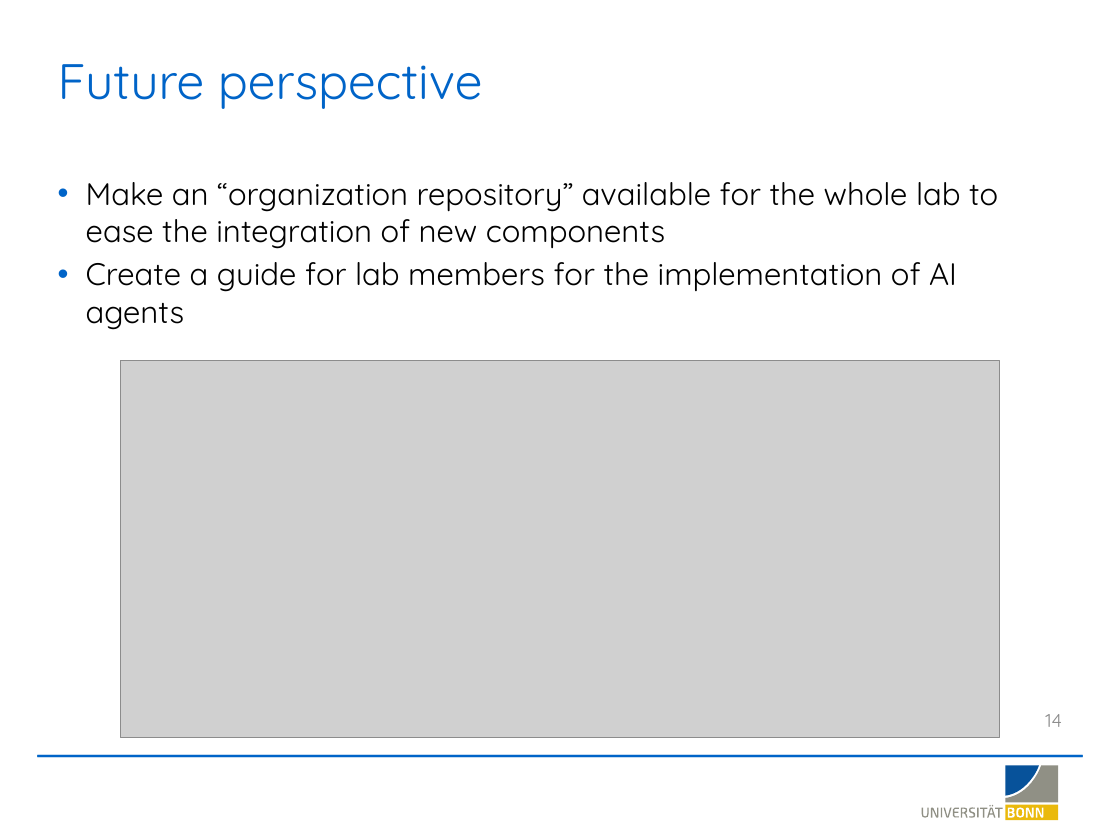
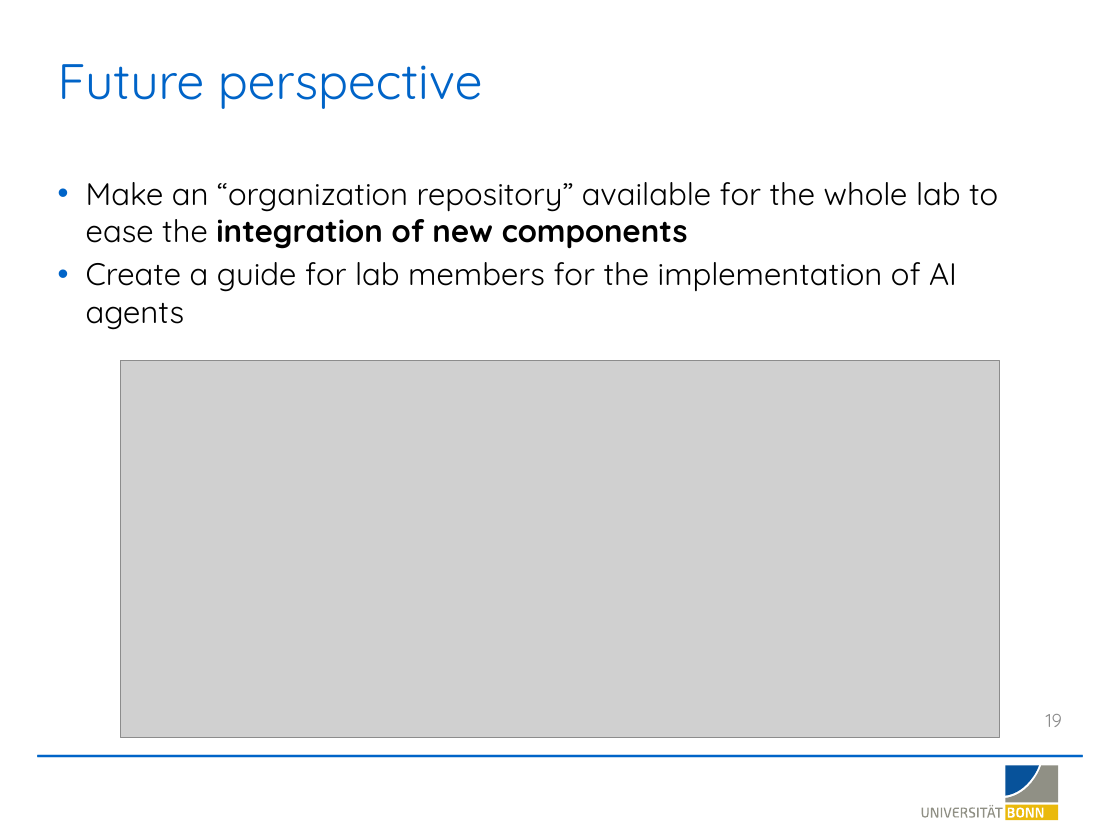
Before and after one commit to LSI-Uni-Bonn/ChemicHAL, a slide deck: slide 19 of slides/AI_Agent_Explainability.pptx (slide 14 before the commit). Drawn at 1120x840 pixels with LibreOffice and Linux fonts; fonts in the diff are those of the drawing; grey boxes stand for pictures; background and template pictures are left out. Boxes give left, top, right and bottom in pixels: in the first picture for what was removed or moved away, otherwise in the second. Text is boxed around its words. In the diff, an @@ line names an element or a change of style, - is before the commit and + after.

```diff
--- a/slides/AI_Agent_Explainability.pptx
+++ b/slides/AI_Agent_Explainability.pptx
@@ text at (x1=86, y1=182, x2=998, y2=249): bold on in "integration of new components" @@
@@ page number at (x1=1046, y1=714, x2=1062, y2=727): text changed @@
-14
+19
```
Also in this commit, not shown: 2 other slides changed, 6 slides added.
